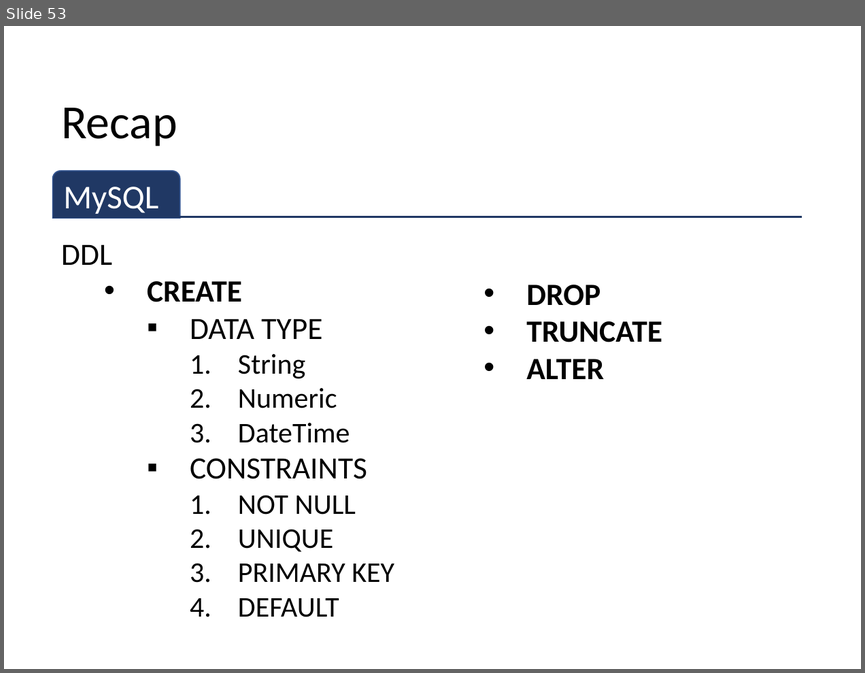
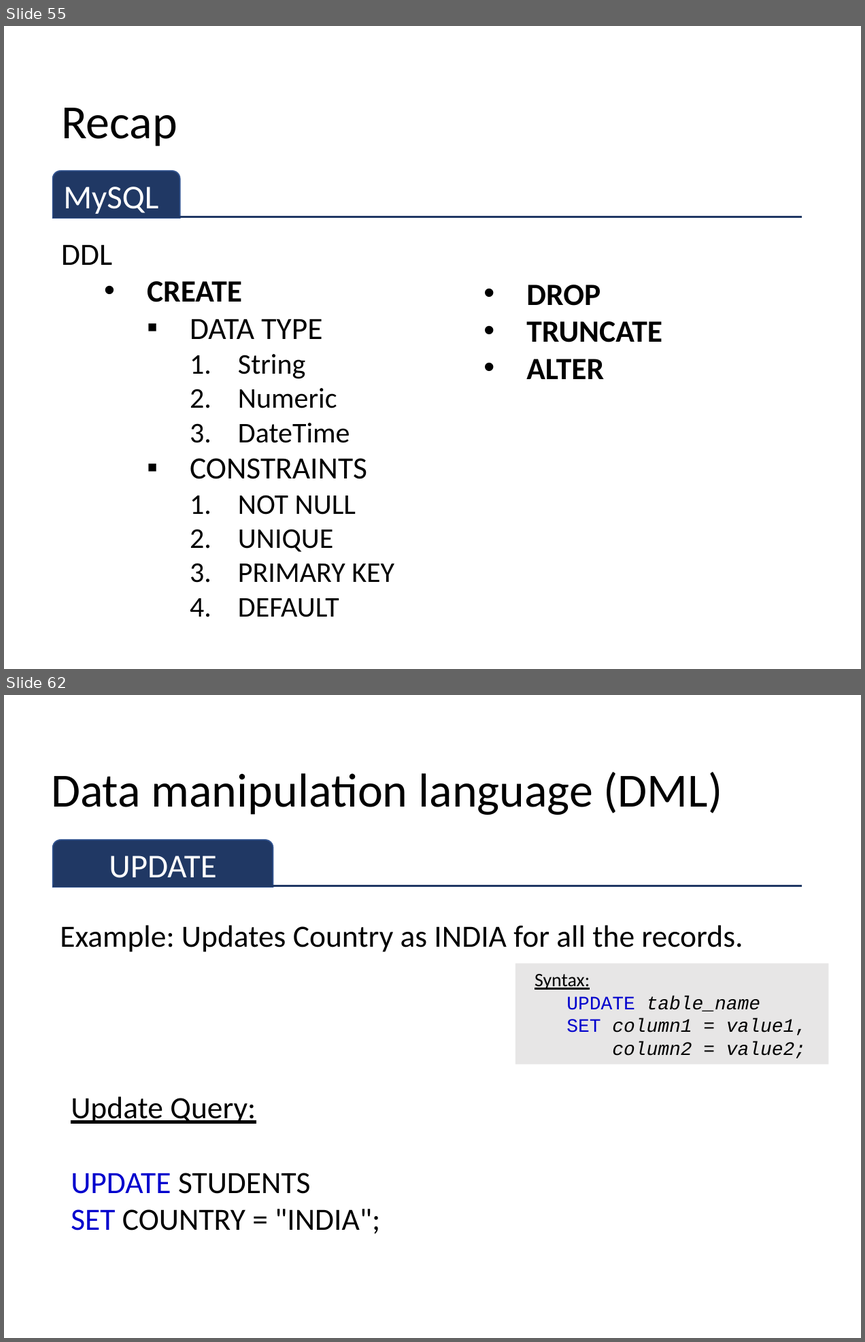
Before and after one commit to sitmbadept/sitmbadept.github.io, a slide deck: 2023/UNIT_2/WIP/UNIT-2-PART-1.pptx. Shown one above the other, each under a label of ours: slide 53 before the commit, slides 55 and 62 after it; the slides between them are not shown. The pictures are 865x673 and 865x1342 pixels, drawn with LibreOffice and Linux fonts; fonts in the diff are those of the drawing. Boxes give left, top, right and bottom in pixels: in the first picture for what was removed or moved away, otherwise in the second. Text is boxed around its words. In the diff, an @@ line names an element or a change of style, - is before the commit and + after.

```diff
--- a/2023/UNIT_2/WIP/UNIT-2-PART-1.pptx
+++ b/2023/UNIT_2/WIP/UNIT-2-PART-1.pptx
@@ slide 62 added at (4,695,861,1338), background #FFFFFF @@
@@ title added at (51,772,723,815), 40 pt, text #000000 @@
+Data manipulation language (DML)
@@ round same rect added at (53,840,273,887), fill #203864, outline #325491 1 pt, 28 pt, text #FFFFFF @@
+UPDATE
@@ line added from (53, 886) to (802, 886), #203864 1.5 pt @@
@@ text added at (60,925,742,952), 26 pt, text #000000 @@
+Example: Updates Country as INDIA for all the records.
@@ rectangle added at (515,963,829,1064), fill #E7E6E6, 16 pt, text #000000, italic @@
+Syntax:
+  UPDATE table_name
+  SET column1 = value1,
+  column2 = value2;
@@ text added at (71,1096,380,1234), 26 pt, text #000000 @@
+Update Query:
+UPDATE STUDENTS
+SET COUNTRY = "INDIA";
@@ what was slide 53 is now slide 55 @@
```
Also in this commit, not shown: 3 slides changed, 39 other slides added.
